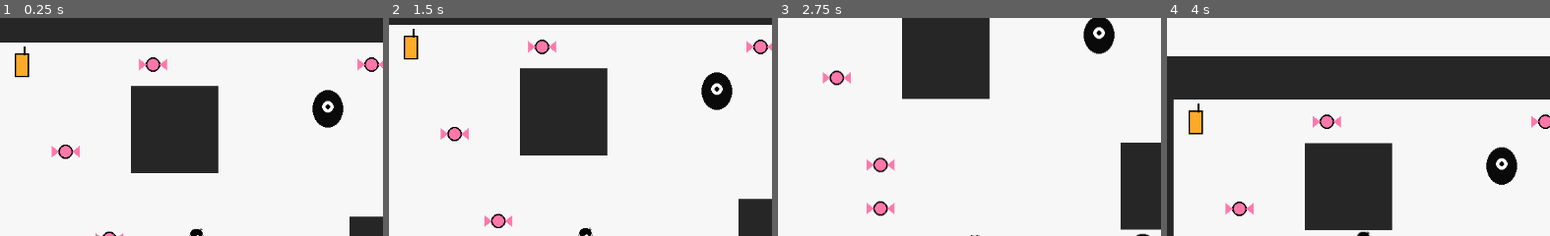
Above: before the commit, frames 1-4 (left to right).
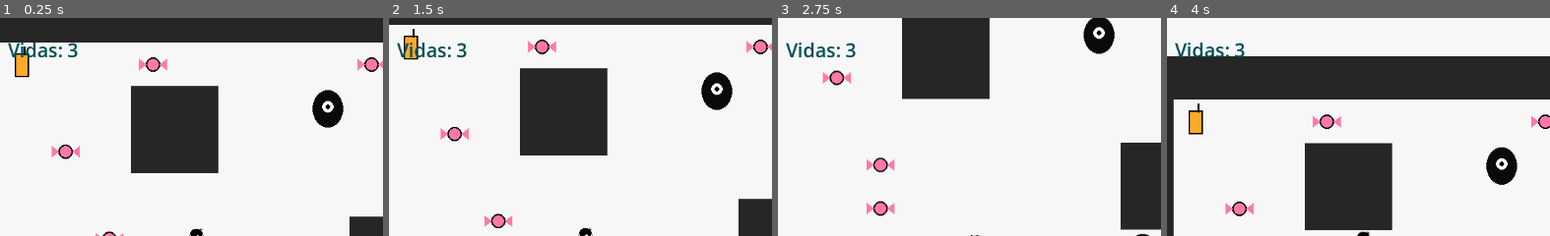
Above: after the commit, the same moments.

Repository: 7M1la/OMORI
Game: Godot game, scene res://mundo.tscn
Two runs of this game, one before a commit and one after it. Both use one fixed random seed, a clock stepped at 60 frames per second and the inputs below.
Inputs:
- Up to frame 1 (0.25 s): no input
- Up to frame 2 (1.5 s): tap Enter at 0.5 s; hold D (move_right) 0.53-1.28 s; tap K (asustarse) at 0.6 s; tap Space at 1.25 s; hold S (move_down) from 1.28 s (still down); tap Shift (correr) at 1.35 s
- Up to frame 3 (2.75 s): release S (move_down) at 2.03 s; hold D (move_right) from 2.03 s (still down); tap K (asustarse) at 2.1 s
- Up to frame 4 (4 s): tap Enter at 2.75 s; release D (move_right) at 2.78 s; hold W (move_up) 2.78-3.53 s; tap Shift (correr) at 2.85 s; hold A (move_left) from 3.53 s (still down); tap K (asustarse) at 3.6 s
The pictures show only the part of the screen within x 23-73%, y 0-50%; the shares and areas given below are measured in that part.

The runs differ from the first frame. In frame 1, 0.5% of the frame differs, in the area x 2-21%, y 11-19%; in frame 2, 0.5%; in frame 3, 0.5%; in frame 4, 0.5%.
Error before the commit: Invalid assignment of property or key 'text' with value of type 'String' on a base object of type 'null instance'. (res://mundo.gd:120)

Commit message:
Añade la etiqueta Vidas a mundo.tscn

Diff:
--- a/Base Taller 3/mundo.tscn
+++ b/Base Taller 3/mundo.tscn
@@ -30,6 +30,15 @@
 theme_override_colors/font_color = Color(0.0050259335, 0.30270347, 0.33077088, 1)
 theme_override_font_sizes/font_size = 30
 
+[node name="Vidas" type="Label" parent="Marcador"]
+offset_left = 300.0
+offset_top = 28.0
+offset_right = 780.0
+offset_bottom = 81.0
+theme_override_colors/font_color = Color(0.0050259335, 0.30270347, 0.33077088, 1)
+theme_override_font_sizes/font_size = 28
+text = "Vidas: 3"
+
 [node name="TimerPoder" type="Timer" parent="." unique_id=1583920471]
 wait_time = 8.0
 one_shot = true
